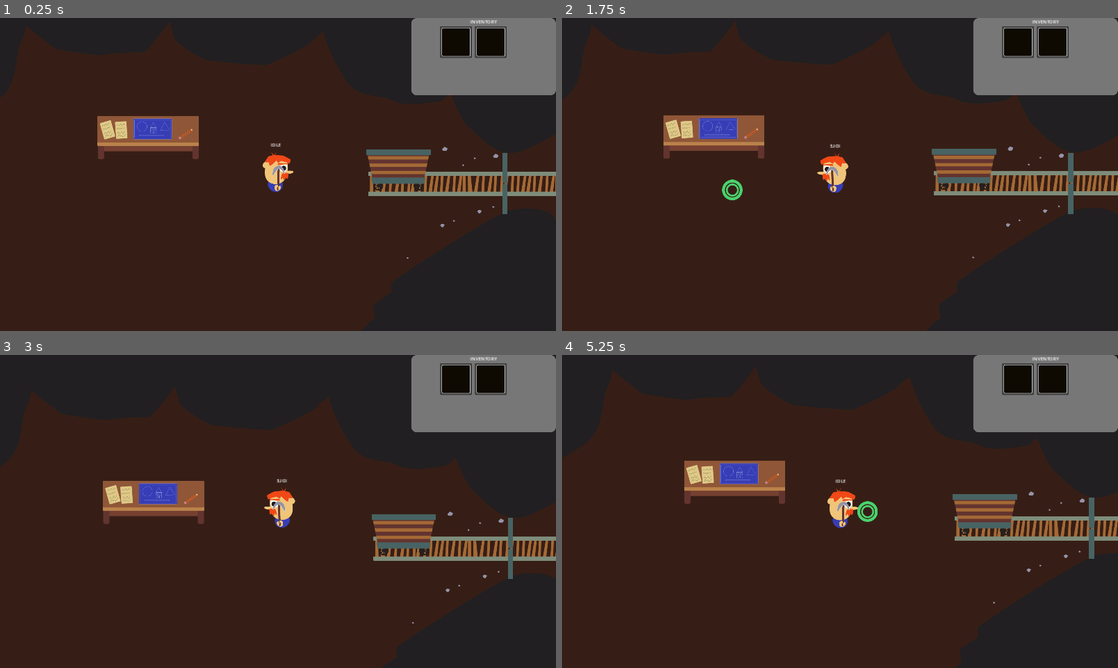
Above: before the commit, frames 1-4 (two rows, left to right).
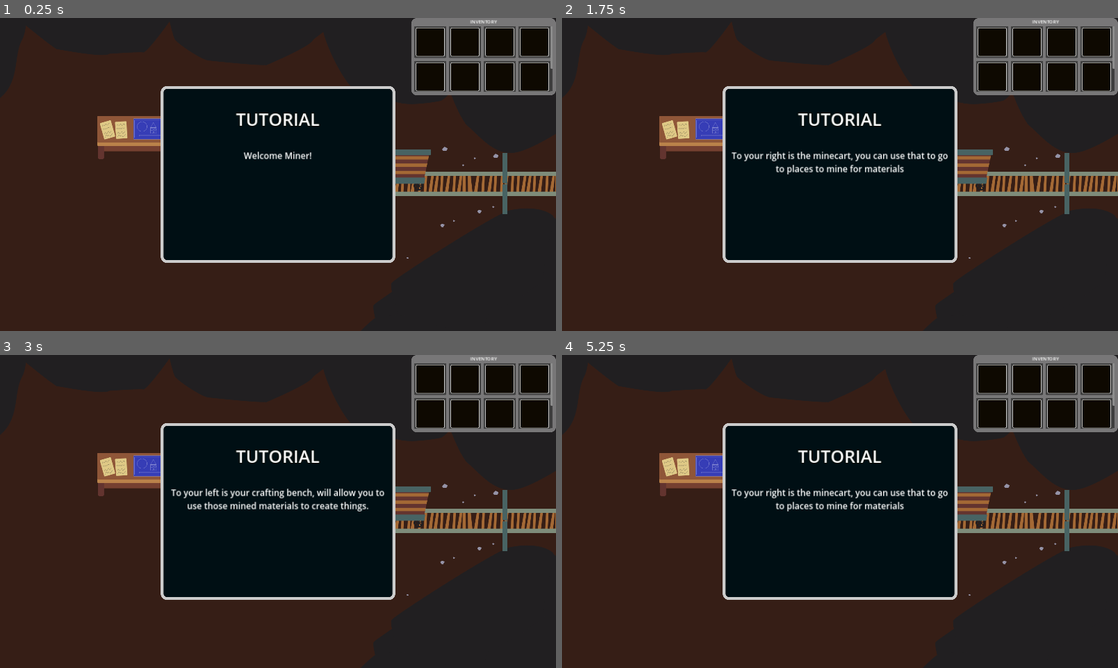
Above: after the commit, the same moments.

Repository: mathew-tran/Excavation
Game: Godot game, scene res://Scene/Hub.tscn
Same seed, same stepped clock (60 frames per second), same inputs: the game is played once before the commit and once after it.
Inputs (mouse positions are in pixels of both pictures, inside the frame that each line leads up to):
- Up to frame 1 (0.25 s): no input
- Up to frame 2 (1.75 s): tap Enter at 0.5 s; move the mouse to (962, 158) at 0.52 s; press the mouse at (962, 158) at 0.53 s; move the mouse to (728, 190) at 1.27 s; release the mouse at (728, 190) at 1.28 s; tap H (clear_data) at 1.35 s; click (728, 190) at 1.55 s
- Up to frame 3 (3 s): move the mouse to (333, 442) at 2.02 s; press the mouse at (333, 442) at 2.03 s; move the mouse to (250, 574) at 2.77 s; release the mouse at (250, 574) at 2.78 s; right-click (250, 574) at 2.85 s
- Up to frame 4 (5.25 s): click (812, 574) at 3.05 s; move the mouse to (1006, 558) at 3.52 s; press the mouse at (1006, 558) at 3.53 s; move the mouse to (673, 464) at 4.27 s; release the mouse at (673, 464) at 4.28 s; tap H (clear_data) at 4.35 s; click (673, 464) at 4.55 s; move the mouse to (867, 511) at 5.02 s; press the mouse at (867, 511) at 5.03 s

The runs differ from the first frame. In frame 1, 28% of the frame differs, in the area x 28-100%, y 2-79%; in frame 2, 30%; in frame 3, 34%, in the area x 17-100%, y 2-86%; in frame 4, 32%.

Commit message:
add first time tutorial

Diff:
--- a/Prefabs/PlayerUI.tscn
+++ b/Prefabs/PlayerUI.tscn
@@ -1,9 +1,10 @@
-[gd_scene load_steps=6 format=3 uid="uid://by5ov8qkjuud7"]
+[gd_scene load_steps=7 format=3 uid="uid://by5ov8qkjuud7"]
 
 [ext_resource type="Script" path="res://Scripts/Player/PlayerUI.gd" id="1_u2se8"]
 [ext_resource type="PackedScene" uid="uid://bfpi8gk7hyujl" path="res://Prefabs/UI/Inventory.tscn" id="2_p1x8q"]
 [ext_resource type="PackedScene" uid="uid://be0n7y4kx1son" path="res://Prefabs/UI/LevelSelect/LevelSelect.tscn" id="3_e4aoh"]
 [ext_resource type="PackedScene" uid="uid://c2ysk2qjrrg6b" path="res://Prefabs/UI/GoHomePopup.tscn" id="4_x8pjw"]
+[ext_resource type="PackedScene" uid="uid://cko4yfaj7hbhn" path="res://Prefabs/UI/MessageBox.tscn" id="5_2etxp"]
 [ext_resource type="PackedScene" uid="uid://blw8aheuojeyd" path="res://Prefabs/UI/Info.tscn" id="5_40fge"]
 
 [node name="CanvasLayer" type="CanvasLayer"]
@@ -26,6 +27,9 @@
 [node name="TOPLEVEL" type="CanvasLayer" parent="."]
 layer = 128
 
+[node name="MessageBox" parent="TOPLEVEL" instance=ExtResource("5_2etxp")]
+visible = false
+
 [node name="InfoLabel" parent="TOPLEVEL" instance=ExtResource("5_40fge")]
 visible = false
 z_index = 4096
--- /dev/null
+++ b/Prefabs/UI/MessageBox.tscn
@@ -0,0 +1,69 @@
+[gd_scene load_steps=3 format=3 uid="uid://cko4yfaj7hbhn"]
+
+[ext_resource type="Script" path="res://Scripts/UI/MessageBox.gd" id="1_5ptph"]
+
+[sub_resource type="StyleBoxFlat" id="StyleBoxFlat_6qxmw"]
+bg_color = Color(3.00817e-08, 0.0584152, 0.0780879, 1)
+border_width_left = 10
+border_width_top = 10
+border_width_right = 10
+border_width_bottom = 10
+corner_radius_top_left = 20
+corner_radius_top_right = 20
+corner_radius_bottom_right = 20
+corner_radius_bottom_left = 20
+expand_margin_left = 5.0
+expand_margin_top = 5.0
+expand_margin_right = 5.0
+expand_margin_bottom = 5.0
+
+[node name="MessageBox" type="Panel" groups=["MessageBox"]]
+custom_minimum_size = Vector2(800, 600)
+anchors_preset = 8
+anchor_left = 0.5
+anchor_top = 0.5
+anchor_right = 0.5
+anchor_bottom = 0.5
+offset_left = -400.0
+offset_top = -300.0
+offset_right = 400.0
+offset_bottom = 300.0
+grow_horizontal = 2
+grow_vertical = 2
+theme_override_styles/panel = SubResource("StyleBoxFlat_6qxmw")
+script = ExtResource("1_5ptph")
+
+[node name="VBoxContainer" type="VBoxContainer" parent="."]
+custom_minimum_size = Vector2(780, 580)
+layout_mode = 1
+anchors_preset = 8
+anchor_left = 0.5
+anchor_top = 0.5
+anchor_right = 0.5
+anchor_bottom = 0.5
+offset_left = -390.0
+offset_top = -290.0
+offset_right = 390.0
+offset_bottom = 290.0
+grow_horizontal = 2
+grow_vertical = 2
+
+[node name="Title" type="Label" parent="VBoxContainer"]
+custom_minimum_size = Vector2(0, 200)
+layout_mode = 2
+theme_override_colors/font_outline_color = Color(7.52043e-10, 0.0363016, 0.0191623, 1)
+theme_override_constants/outline_size = 11
+theme_override_font_sizes/font_size = 60
+text = "title
+"
+horizontal_alignment = 1
+vertical_alignment = 1
+autowrap_mode = 2
+
+[node name="Description" type="Label" parent="VBoxContainer"]
+layout_mode = 2
+theme_override_font_sizes/font_size = 30
+text = "description"
+horizontal_alignment = 1
+vertical_alignment = 1
+autowrap_mode = 2
--- a/Scene/Hub.tscn
+++ b/Scene/Hub.tscn
@@ -13,6 +13,7 @@
 [ext_resource type="PackedScene" uid="uid://261a2cyrk7in" path="res://Prefabs/Blocking/SmallRocks/SmallRock1.tscn" id="10_od6oc"]
 [ext_resource type="PackedScene" uid="uid://dt1yh0v3y3fc7" path="res://Prefabs/Blocking/SmallRocks/SmallRock2.tscn" id="11_7cu6u"]
 [ext_resource type="PackedScene" uid="uid://blfsybl38vdpe" path="res://Prefabs/Blocking/SmallRocks/SmallRock3.tscn" id="12_cbmm2"]
+[ext_resource type="Script" path="res://Scripts/Tutorial/FirstTimeStartup.gd" id="14_okj1i"]
 
 [node name="Node2D" type="Node2D"]
 
@@ -188,3 +189,6 @@
 
 [node name="Minecart" parent="." instance=ExtResource("8_a3vq5")]
 position = Vector2(1776, 288)
+
+[node name="FirstTimeStartup" type="Node" parent="."]
+script = ExtResource("14_okj1i")
--- a/Scripts/Autoload/Finder.gd
+++ b/Scripts/Autoload/Finder.gd
@@ -42,3 +42,9 @@
 	if result:
 		return result[0]
 	return null
+
+func GetMessageBox() -> MessageBox:
+	var result = get_tree().get_nodes_in_group("MessageBox")
+	if result:
+		return result[0]
+	return null
--- a/Scripts/Player/Inventory.gd
+++ b/Scripts/Player/Inventory.gd
@@ -2,7 +2,7 @@
 
 class_name Inventory
 
-var MaxItemAmount = 2
+var MaxItemAmount = 9
 
 var Items : Array[InventorySlot]
 
--- /dev/null
+++ b/Scripts/Tutorial/FirstTimeStartup.gd
@@ -0,0 +1,24 @@
+extends Node
+
+
+func _ready():
+	await SaveManager.DataLoaded
+
+	var title = "TUTORIAL"
+	if Progression.HasEntitlement("FIRST_TIME_TUTORIAL"):
+		queue_free()
+		return
+
+	Finder.GetPlayer().DisablePlayerControls()
+	Finder.GetMessageBox().ShowMessage("Welcome Miner!", title)
+	await Finder.GetMessageBox().MessageComplete
+
+	Finder.GetMessageBox().ShowMessage("To your right is the minecart, you can use that to go to places to mine for materials", title)
+	await Finder.GetMessageBox().MessageComplete
+
+	Finder.GetMessageBox().ShowMessage("To your left is your crafting bench, will allow you to use those mined materials to create things.", title)
+	await Finder.GetMessageBox().MessageComplete
+	Finder.GetPlayer().EnablePlayerControls()
+
+	Progression.SetEntitlement("FIRST_TIME_TUTORIAL", 1)
+	SaveManager.Save()
--- /dev/null
+++ b/Scripts/UI/MessageBox.gd
@@ -0,0 +1,23 @@
+extends Panel
+
+class_name MessageBox
+
+signal MessageComplete
+
+var bIsInMessage = false
+
+func ShowMessage(content, contentTitle = ""):
+	visible = true
+	bIsInMessage = true
+	$VBoxContainer/Description.text = content
+	$VBoxContainer/Title.text = contentTitle
+	$VBoxContainer/Title.visible = len(contentTitle) != 0
+
+func _input(event):
+	if bIsInMessage == false:
+		return
+	if event.is_action_released("click"):
+		bIsInMessage = false
+		visible = false
+		await get_tree().create_timer(.1).timeout
+		MessageComplete.emit()
Not shown: 1 places in Scene/Hub.tscn that only renumber resources
